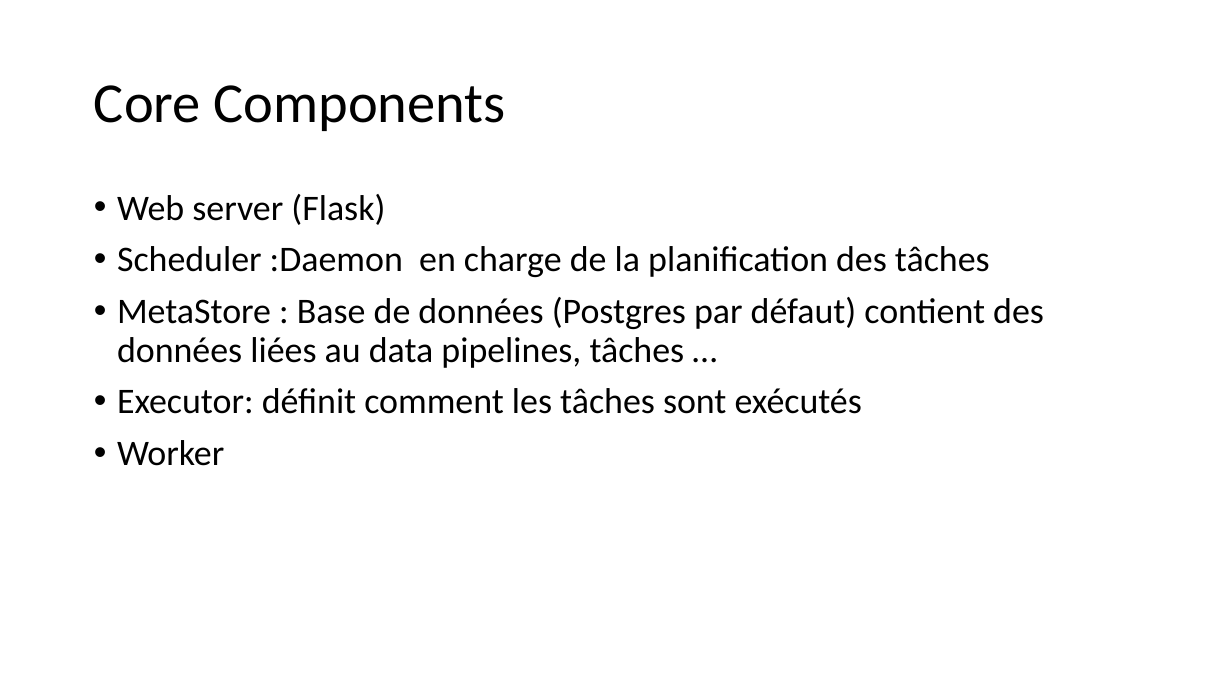
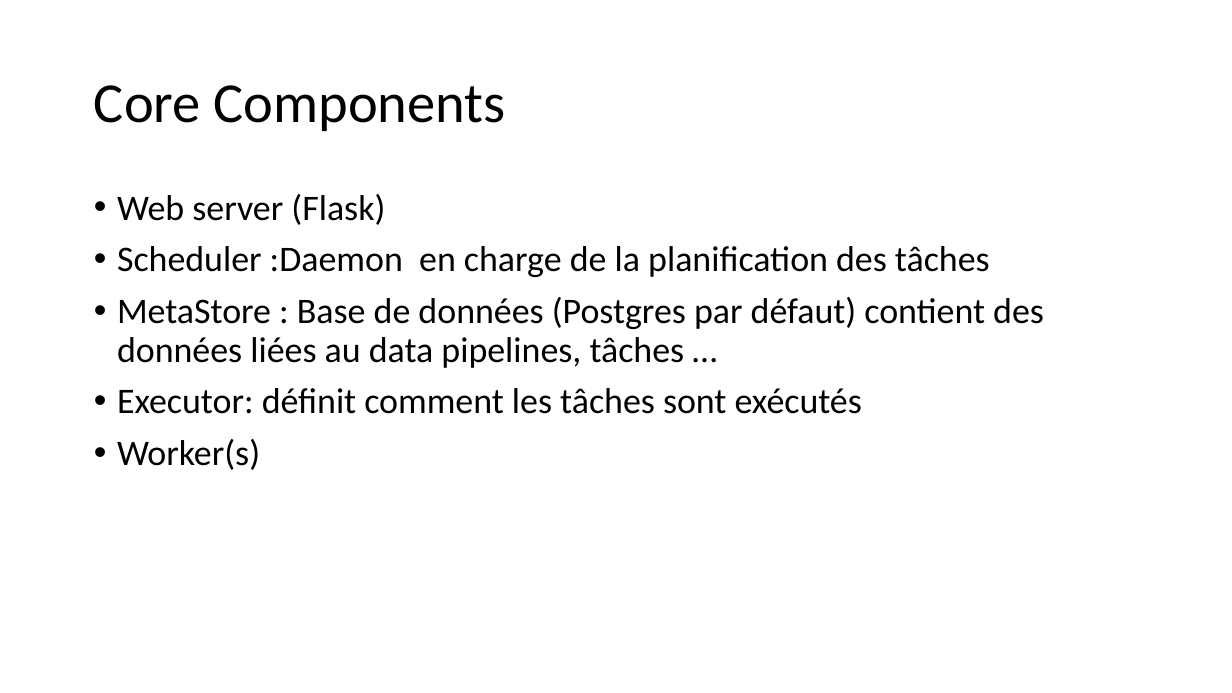
Before and after one commit to linkingas/airflow, a slide deck: slide 4 of airflow.pptx. Drawn at 1232x693 pixels with LibreOffice and Linux fonts; fonts in the diff are those of the drawing. Boxes give left, top, right and bottom in pixels: in the first picture for what was removed or moved away, otherwise in the second. Text is boxed around its words. In the diff, an @@ line names an element or a change of style, - is before the commit and + after.

```diff
--- a/airflow.pptx
+++ b/airflow.pptx
@@ text at (x1=117, y1=439, x2=260, y2=470): text changed @@
-• Worker
+• Worker(s)
```
Also in this commit, not shown: 2 other slides changed, 2 slides added, 1 slide removed, 3 other files.
